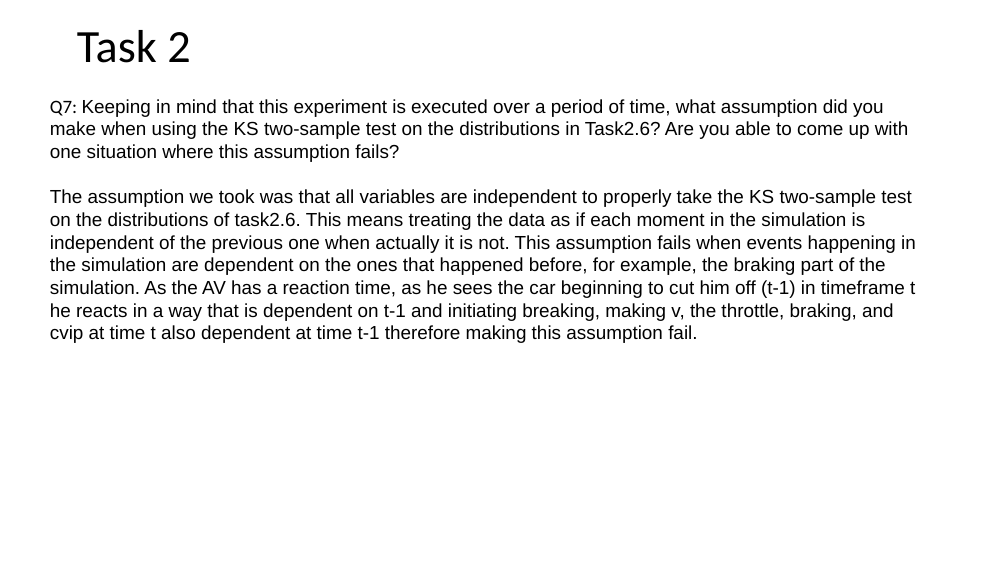
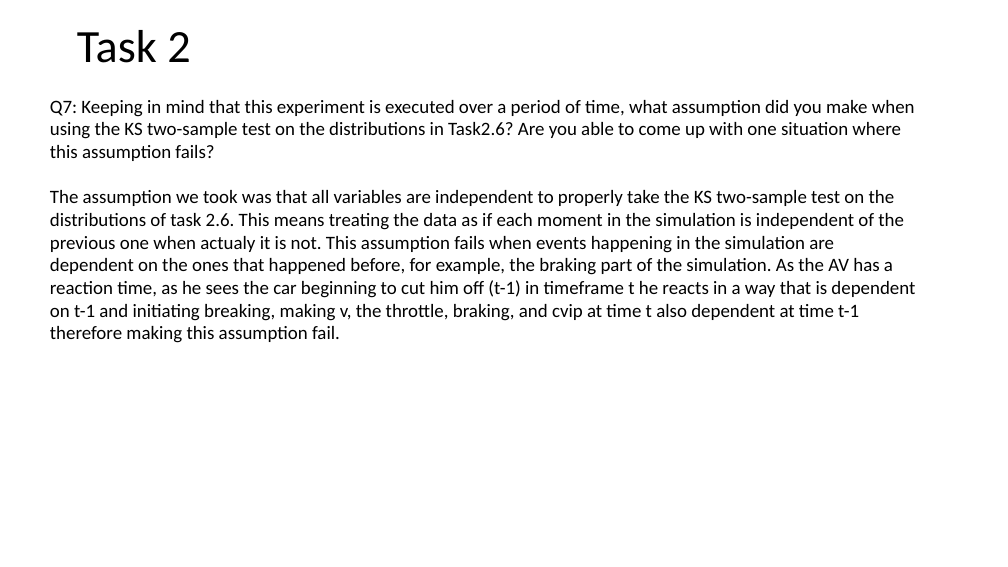
Before and after one commit to mrojaspell/MP1, a slide deck: slide 27 of mp1_powerpoint.pptx (slide 26 before the commit). Drawn at 1008x567 pixels with LibreOffice and Linux fonts; fonts in the diff are those of the drawing. Boxes give left, top, right and bottom in pixels: in the first picture for what was removed or moved away, otherwise in the second. Text is boxed around its words. In the diff, an @@ line names an element or a change of style, - is before the commit and + after.

```diff
--- a/mp1_powerpoint.pptx
+++ b/mp1_powerpoint.pptx
@@ text at <box>50,100,915,161</box>: font Arial to Calibri in "Keeping in mind that this experiment is ..." @@
@@ text at <box>50,190,915,343</box>: text changed; font Arial to Calibri @@
-The assumption we took was that all variables are independent to properly take the KS two-sample test on the distributions of task2.6. This means treating the data as if each moment in the simulation is independent of the previous one when actually it is not. This assumption fails when events happening in the simulation are dependent on the ones that happened before, for example, the braking part of the simulation. As the AV has a reaction time, as he sees the car beginning to cut him off (t-1) in timeframe t he reacts in a way that is dependent on t-1 and initiating breaking, making v, the throttle, braking, and cvip at time t also dependent at time t-1 therefore making this assumption fail.
+The assumption we took was that all variables are independent to properly take the KS two-sample test on the distributions of task 2.6. This means treating the data as if each moment in the simulation is independent of the previous one when actualy it is not. This assumption fails when events happening in the simulation are dependent on the ones that happened before, for example, the braking part of the simulation. As the AV has a reaction time, as he sees the car beginning to cut him off (t-1) in timeframe t he reacts in a way that is dependent on t-1 and initiating breaking, making v, the throttle, braking, and cvip at time t also dependent at time t-1 therefore making this assumption fail.
```
Also in this commit, not shown: 10 other slides changed, 2 slides added, 1 slide removed.
